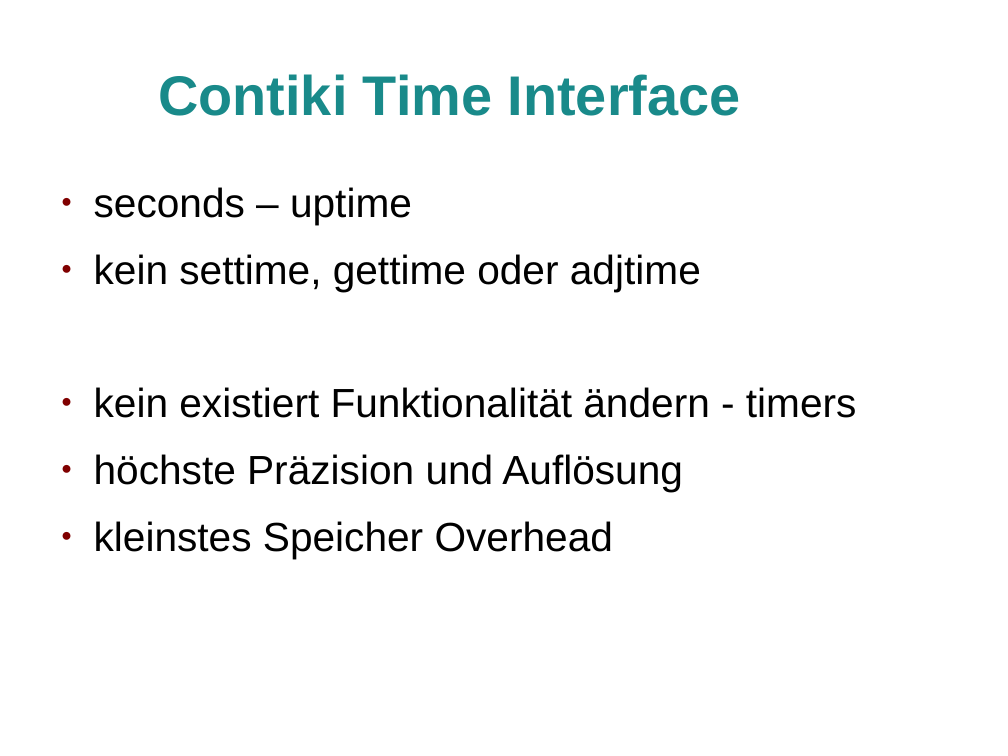
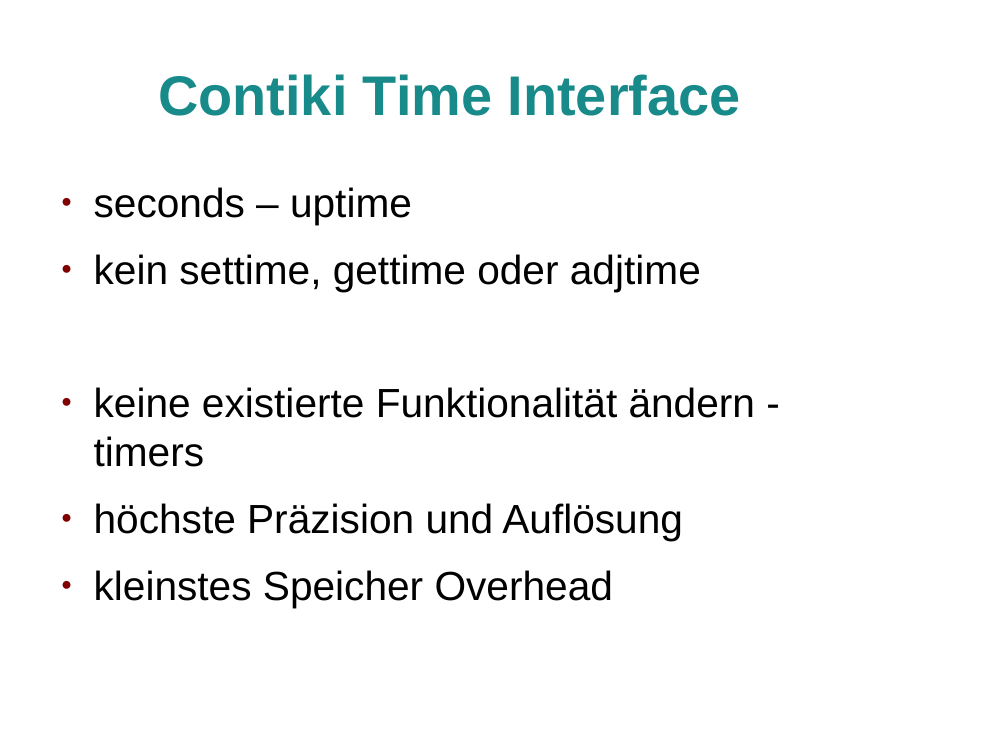
Before and after one commit to jlusticky/Bachelor-thesis, a slide deck: slide 11 of kolloquium/kolloquium.odp. Drawn at 1008x756 pixels with LibreOffice and Linux fonts; fonts in the diff are those of the drawing; background and template pictures are left out. Boxes give left, top, right and bottom in pixels: in the first picture for what was removed or moved away, otherwise in the second. Text is boxed around its words. In the diff, an @@ line names an element or a change of style, - is before the commit and + after.

```diff
--- a/kolloquium/kolloquium.odp
+++ b/kolloquium/kolloquium.odp
@@ text at [94, 387, 756, 467]: text changed @@
-● kein existiert Funktionalität ändern - timers
+● keine existierte Funktionalität ändern - timers
```
Also in this commit, not shown: 2 other slides changed, 5 slides added, 9 other files.
